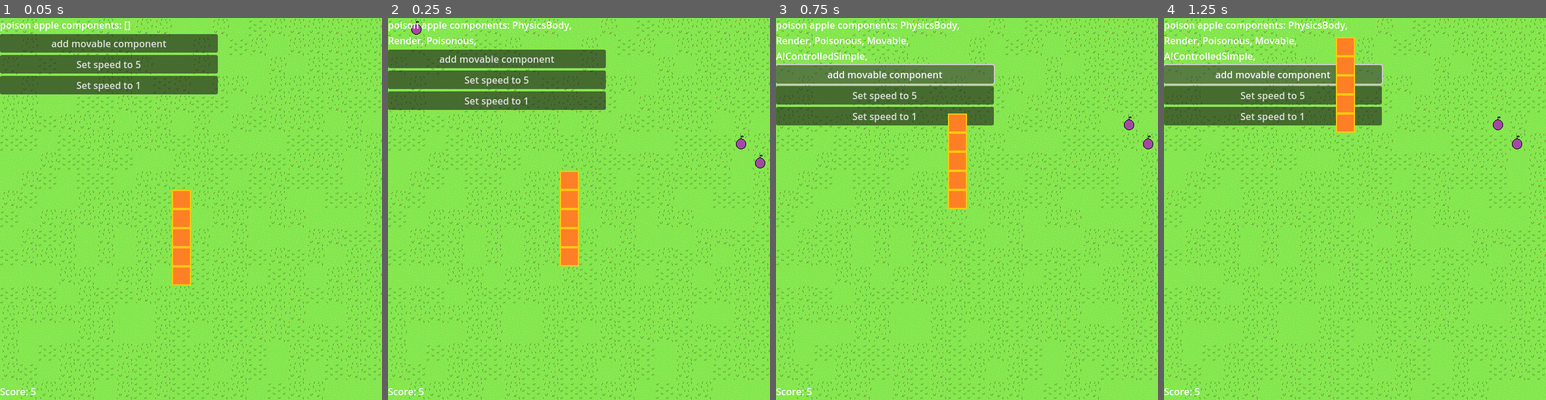
Above: before the commit, frames 1-4 (left to right).
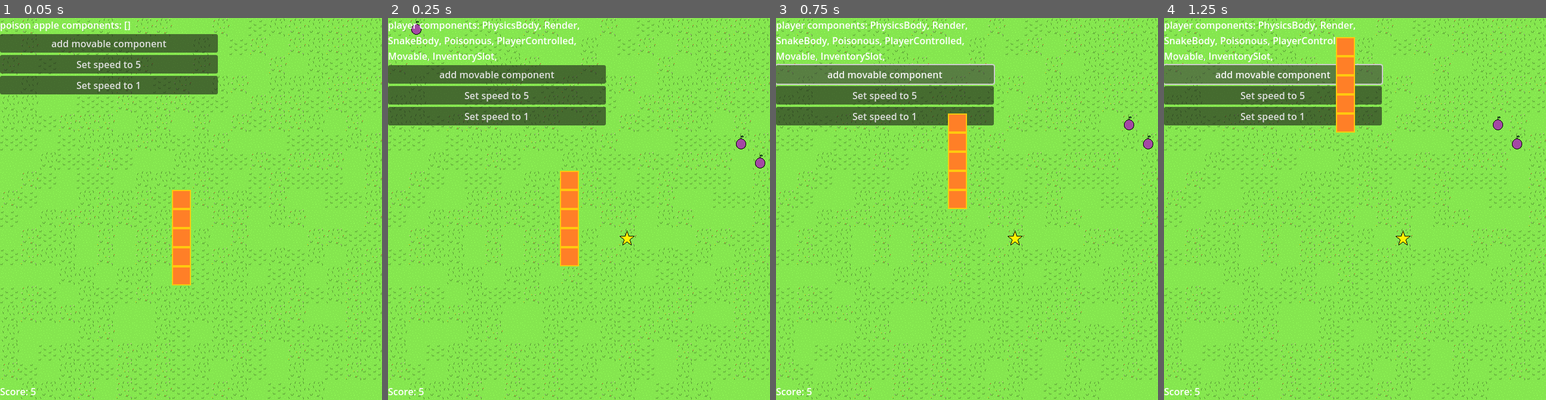
Above: after the commit, the same moments.

Repository: sethbabauta/snake-run
Game: Godot game, scene res://Scenes/demo.tscn
The game is run twice, just before and just after one commit, with the same random seed, the same clock (stepped at 60 frames per second) and the same inputs. This scene is started directly instead of the project's main scene.
Inputs:
- Up to frame 1 (0.05 s): no input
- Up to frame 2 (0.25 s): no input
- Up to frame 3 (0.75 s): click "add movable component" at 0.5 s
- Up to frame 4 (1.25 s): no input

Frame 1 is identical in both runs. In frame 2, 7.8% of the frame differs, in the area x 0-65%, y 0-60%; in frame 3, 1.4%; in frame 4, 1.4%.

Commit message:
add droppable item

Diff:
--- a/Scripts/components.gd
+++ b/Scripts/components.gd
@@ -26,7 +26,7 @@
 
 		var new_event:= Event.new("ChangeDirection")
 		new_event.parameters["direction"] = direction
-		self.game_object.queue_after_effect(self.game_object, new_event, event)
+		Event.queue_after_effect(self.game_object, new_event, event)
 
 
 class DeathSpawner extends Component:
@@ -42,6 +42,79 @@
 
 	func _spawn_object() -> void:
 		self.game_object.main_node.spawn_and_place_object(name_of_object)
+
+
+class Debugger extends Component:
+
+
+	func fire_event(event: Event) -> Event:
+		var to_print: String = "Debugger Component"
+		#print(to_print)
+
+		return event
+
+
+class EquipabbleItem extends Component:
+	var components_as_string: String = ""
+	var components_to_inherit: PackedStringArray = []
+
+
+	func fire_event(event: Event) -> Event:
+		if event.id == "Eat":
+			self._bequeath_components(event)
+		if event.id == "DropItem":
+			self._relinquish_components()
+
+		return event
+
+
+	func first_time_setup() -> void:
+		components_to_inherit = components_as_string.split(",")
+		components_to_inherit.append("EquipabbleItem")
+
+
+	func _bequeath_components(event: Event) -> void:
+		var eater: GameEngine.GameObject = event.parameters.get("eater")
+		for component_name in self.components_to_inherit:
+			var component_parameters: Dictionary = (
+					self.game_object.components[component_name]
+					.initial_parameters
+			)
+			eater.add_component(component_name, component_parameters)
+
+		var new_event:= Event.new(
+				"EquipItem",
+				{"item_name": self.game_object.name},
+		)
+		Event.queue_after_effect(eater, new_event, event)
+
+
+	func _relinquish_components() -> void:
+		for component_name in self.components_to_inherit:
+			self.game_object.queue_remove_component(component_name)
+
+
+class InventorySlot extends Component:
+	var item_name: String = ""
+
+
+	func fire_event(event: Event) -> Event:
+		if event.id == "EquipItem":
+			self._equip_item(event)
+		if event.id == "DropItem":
+			self._drop_item()
+
+		return event
+
+
+	func _drop_item() -> void:
+		if self.item_name:
+			self.game_object.main_node.spawn_and_place_object(item_name)
+			self.item_name = ""
+
+
+	func _equip_item(event: Event) -> void:
+		self.item_name = event.parameters.get("item_name")
 
 
 class Movable extends Component:
@@ -58,9 +131,19 @@
 		if event.id == "TryChangeDirection":
 			self._try_change_direction(event)
 		if event.id == "ChangeSpeed":
-			self._change_speed(event)
-
-		return event
+			var new_speed: int = event.parameters.get("speed")
+			self._set_speed(new_speed)
+		if event.id == "IncreaseSpeed":
+			self._increase_speed(event)
+		if event.id == "DecreaseSpeed":
+			self._decrease_speed(event)
+
+		return event
+
+
+	func first_time_setup() -> void:
+		var subscribe_list_name: String = "movable%d" % self.speed
+		self.game_object.factory_from.subscribe(self.game_object, subscribe_list_name)
 
 
 	func _change_direction(event: Event) -> void:
@@ -68,20 +151,32 @@
 			self.direction = event.parameters.get("direction")
 
 
-	func _change_speed(event: Event) -> void:
+	func _decrease_speed(event: Event) -> void:
+		var amount: int = event.parameters.get("amount")
+		if amount:
+			self._set_speed(self.speed - amount)
+
+
+	func _increase_speed(event: Event) -> void:
+		var amount: int = event.parameters.get("amount")
+		if amount:
+			self._set_speed(self.speed + amount)
+
+
+	func _set_speed(new_speed: int) -> void:
 		var subscribe_list_name: String = "movable%d" % self.speed
 		self.game_object.factory_from.unsubscribe(self.game_object, subscribe_list_name)
 
-		var speed: int = event.parameters.get("speed")
-		if speed >= 1 and speed <= 5:
-			self.speed = speed
+		if new_speed > 5:
+			new_speed = 5
+
+		if new_speed < 1:
+			new_speed = 1
+
+		if new_speed >= 1:
+			self.speed = new_speed
 
 		subscribe_list_name = "movable%d" % self.speed
-		self.game_object.factory_from.subscribe(self.game_object, subscribe_list_name)
-
-
-	func first_time_setup() -> void:
-		var subscribe_list_name: String = "movable%d" % self.speed
 		self.game_object.factory_from.subscribe(self.game_object, subscribe_list_name)
 
 
@@ -105,13 +200,13 @@
 				)
 
 		var new_event:= Event.new("MovedForward", {"direction": self.direction})
-		self.game_object.queue_after_effect(self.game_object, new_event, event)
+		Event.queue_after_effect(self.game_object, new_event, event)
 
 
 	func _try_change_direction(event: Event) -> void:
 		var new_event:= Event.new("ChangeDirection", event.parameters.duplicate(true))
 		new_event.parameters["current_direction"] = self.direction
-		self.game_object.queue_after_effect(self.game_object, new_event, event)
+		Event.queue_after_effect(self.game_object, new_event, event)
 
 
 class Nutritious extends Component:
@@ -171,13 +266,13 @@
 
 	func _get_eaten(event: Event) -> void:
 		var kill_self_event:= Event.new("KillSelf")
-		self.game_object.queue_after_effect(self.game_object, kill_self_event, event)
+		Event.queue_after_effect(self.game_object, kill_self_event, event)
 
 
 	func _ingest_poison(event: Event):
 		if event.parameters["poison_level"] > 0:
 			var kill_self_event:= Event.new("KillSelf")
-			self.game_object.queue_after_effect(self.game_object, kill_self_event, event)
+			Event.queue_after_effect(self.game_object, kill_self_event, event)
 
 
 	func _kill_self() -> void:
@@ -256,7 +351,7 @@
 
 	func _queue_death(event: Event) -> void:
 		var die_event:= Event.new("Die")
-		self.game_object.queue_after_effect(self.game_object, die_event, event)
+		Event.queue_after_effect(self.game_object, die_event, event)
 
 
 	func _save_direction(event: Event) -> void:
@@ -362,7 +457,7 @@
 			self.game_object.physics_body.global_position = next_snake_body.prev_location
 
 		if self.prev_body:
-			self.game_object.queue_after_effect(
+			Event.queue_after_effect(
 					self.prev_body,
 					Event.new("FollowNextBody"),
 					event,
@@ -377,7 +472,7 @@
 		self.prev_location = self.game_object.physics_body.global_position
 
 		if self.prev_body:
-			self.game_object.queue_after_effect(prev_body, Event.new("FollowNextBody"), event)
+			Event.queue_after_effect(prev_body, Event.new("FollowNextBody"), event)
 
 
 	func _pass_poison(event: Event) -> void:
@@ -385,12 +480,12 @@
 
 		# pass poison event to tail
 		if self.prev_body:
-			self.game_object.dequeue_after_effect(event, "KillSelf")
+			Event.dequeue_after_effect(event, "KillSelf")
 			var new_event:= Event.new(
 					"IngestPoison",
 					{"poison_level": poison_level},
 			)
-			self.game_object.queue_after_effect(self.prev_body, new_event, event)
+			Event.queue_after_effect(self.prev_body, new_event, event)
 			return
 
 		if poison_level > 0 and self.next_body:
@@ -398,4 +493,24 @@
 					"IngestPoison",
 					{"poison_level": poison_level-1},
 			)
-			self.game_object.queue_after_effect(self.next_body, new_event, event)
+			Event.queue_after_effect(self.next_body, new_event, event)
+
+
+class SpeedIncrease extends Component:
+	var increase_amount: int = 1
+
+
+	func on_add():
+		var new_event:= Event.new(
+				"IncreaseSpeed",
+				{"amount": self.increase_amount},
+		)
+		self.game_object.fire_event(new_event)
+
+
+	func on_remove():
+		var new_event:= Event.new(
+				"DecreaseSpeed",
+				{"amount": self.increase_amount},
+		)
+		self.game_object.fire_event(new_event)
--- a/Scripts/demo.gd
+++ b/Scripts/demo.gd
@@ -12,6 +12,7 @@
 
 var poison_apples: Array = []
 var player: GameEngine.GameObject
+var speed_item: GameEngine.GameObject
 
 
 func _ready():
@@ -25,8 +26,10 @@
 	for idx in range(APPLE_AMOUNT):
 		self.poison_apples.append(main_node.spawn_and_place_object("PoisonApple"))
 
+	self.speed_item = main_node.spawn_and_place_object("SpeedUpItem")
+
+	self.player = main_node.get_closest_player_controlled(self.poison_apples[0].physics_body.global_position)
 	self.update_label()
-	self.player = main_node.get_closest_player_controlled(self.poison_apples[0].physics_body.global_position)
 	self.GAME_START.emit()
 
 
@@ -38,9 +41,9 @@
 	if self.poison_apples.size() == 0:
 		return
 
-	if str(self.poison_apples[0].physics_body) != "<Freed Object>":
-		var display_components: String = "poison apple components: "
-		for component_name in self.poison_apples[0].components:
+	if str(self.player.physics_body) != "<Freed Object>":
+		var display_components: String = "player components: "
+		for component_name in self.player.components:
 			display_components += (component_name + ", ")
 
 		demo_label.text = display_components
--- a/Scripts/game_engine.gd
+++ b/Scripts/game_engine.gd
@@ -9,6 +9,7 @@
 	var name: String
 	var game_object: GameObject
 	var priority: int = 100
+	var initial_parameters: Dictionary
 
 
 	func _init(name: String, game_object: GameObject = null) -> void:
@@ -24,7 +25,17 @@
 		return event
 
 
+	func on_add() -> void:
+		pass
+
+
+	func on_remove() -> void:
+		pass
+
+
 	func set_parameters(component_parameters: Dictionary) -> void:
+		self.initial_parameters = component_parameters
+
 		for parameter_name in component_parameters.keys():
 			if parameter_name == "texture":
 				component_parameters[parameter_name] = (
@@ -50,6 +61,29 @@
 		self.parameters = parameters
 		self.parameters["after_effects"] = []
 		self.unique_id = Utils.rng.randi_range(1, 10000)
+
+
+	static func dequeue_after_effect(
+			event: Event,
+			event_id_to_dequeue: String,
+	) -> void:
+		var event_job_to_dequeue: EventJob
+		for job in event.parameters["after_effects"]:
+			if job.event.id == event_id_to_dequeue:
+				event_job_to_dequeue = job
+				break
+
+		if event_id_to_dequeue:
+			event.parameters["after_effects"].erase(event_job_to_dequeue)
+
+
+	static func queue_after_effect(
+			target: GameObject,
+			new_event: Event,
+			event: Event,
+	) -> void:
+		var event_job:= EventJob.new(target, new_event)
+		event.parameters["after_effects"].append(event_job)
 
 
 class EventJob:
@@ -70,6 +104,7 @@
 	var factory_from: GameObjectFactory
 	var component_priority: Array
 	var subscribed_to: Array = []
+	var remove_component_queue: Array = []
 
 
 	func _init(
@@ -95,8 +130,9 @@
 		new_component.set_parameters(component_parameters)
 		new_component.first_time_setup()
 
+		new_component.on_add()
+
 		self.components[component_name] = new_component
-
 		self._insert_component_priority(new_component)
 
 
@@ -108,20 +144,9 @@
 		self.physics_body.queue_free()
 
 
-	func dequeue_after_effect(event: Event, event_id_to_dequeue: String) -> void:
-		var event_job_to_dequeue: EventJob
-		for job in event.parameters["after_effects"]:
-			if job.event.id == event_id_to_dequeue:
-				event_job_to_dequeue = job
-				break
-
-		if event_id_to_dequeue:
-			event.parameters["after_effects"].erase(event_job_to_dequeue)
-
-
 	# return event so that it's clear that event is changing in place
 	func fire_event(event: Event) -> Event:
-		#print(self.name, " received event: ", event.id, ".", event.unique_id)
+		#print("\n", self.name, " received event: ", event.id, ".", event.unique_id)
 		# higher priority number first
 		for component in self.component_priority:
 			event = self.components[component.name].fire_event(event)
@@ -135,22 +160,23 @@
 				event.parameters["after_effects"].erase(event_job)
 				event_target.fire_event(next_event)
 
+		if self.remove_component_queue:
+			for component_name in self.remove_component_queue:
+				self.remove_component(component_name)
+
 		return event
 
 
-	func queue_after_effect(
-			target: GameObject,
-			new_event: Event,
-			event: Event,
-	) -> void:
-		var event_job:= EventJob.new(target, new_event)
-		event.parameters["after_effects"].append(event_job)
+	func queue_remove_component(component_name: String) -> void:
+		self.remove_component_queue.append(component_name)
 
 
 	func remove_component(component_name: String) -> void:
+		self.remove_component_queue.erase(component_name)
 		if component_name in self.components:
-			self.component_priority.erase(component_name)
+			self.components[component_name].on_remove()
 			self.components.erase(component_name)
+			self._remove_from_component_priority(component_name)
 
 
 	func _component_priority_bsearch_function(
@@ -167,6 +193,12 @@
 				self._component_priority_bsearch_function,
 		)
 		self.component_priority.insert(insert_index, new_component)
+
+
+	func _remove_from_component_priority(component_name: String) -> void:
+		for component in self.component_priority:
+			if component.name == component_name:
+				self.component_priority.erase(component)
 
 
 class GameObjectFactory:
--- a/Scripts/main.gd
+++ b/Scripts/main.gd
@@ -23,16 +23,22 @@
 
 func _input(event: InputEvent) -> void:
 	if event.is_action_pressed("turn_up"):
-		_fire_change_direction_event("turn_up")
+		self._fire_change_direction_event("turn_up")
 
 	if event.is_action_pressed("turn_left"):
-		_fire_change_direction_event("turn_left")
+		self._fire_change_direction_event("turn_left")
 
 	if event.is_action_pressed("turn_down"):
-		_fire_change_direction_event("turn_down")
+		self._fire_change_direction_event("turn_down")
 
 	if event.is_action_pressed("turn_right"):
-		_fire_change_direction_event("turn_right")
+		self._fire_change_direction_event("turn_right")
+
+	if event.is_action_pressed("drop_item"):
+		self._fire_drop_item_event()
+
+	if event.is_action_pressed("use_item"):
+		self._fire_use_item_event()
 
 
 func spawn_and_place_object(
@@ -139,6 +145,16 @@
 	self.game_object_factory.notify_subscribers(new_event, "player_controlled")
 
 
+func _fire_drop_item_event() -> void:
+	var new_event:= GameEngine.Event.new("DropItem")
+	self.game_object_factory.notify_subscribers(new_event, "player_controlled")
+
+
+func _fire_use_item_event() -> void:
+	var new_event:= GameEngine.Event.new("UseItem")
+	self.game_object_factory.notify_subscribers(new_event, "player_controlled")
+
+
 func _on_move_timer_speed_1() -> void:
 	var new_event:= GameEngine.Event.new("MoveForward")
 	self.game_object_factory.notify_subscribers(new_event, "movable1")
--- a/project.godot
+++ b/project.godot
@@ -54,6 +54,16 @@
 , Object(InputEventKey,"resource_local_to_scene":false,"resource_name":"","device":-1,"window_id":0,"alt_pressed":false,"shift_pressed":false,"ctrl_pressed":false,"meta_pressed":false,"pressed":false,"keycode":0,"physical_keycode":4194321,"key_label":0,"unicode":0,"echo":false,"script":null)
 ]
 }
+drop_item={
+"deadzone": 0.5,
+"events": [Object(InputEventKey,"resource_local_to_scene":false,"resource_name":"","device":-1,"window_id":0,"alt_pressed":false,"shift_pressed":false,"ctrl_pressed":false,"meta_pressed":false,"pressed":false,"keycode":4194325,"physical_keycode":0,"key_label":0,"unicode":0,"echo":false,"script":null)
+]
+}
+use_item={
+"deadzone": 0.5,
+"events": [Object(InputEventKey,"resource_local_to_scene":false,"resource_name":"","device":-1,"window_id":0,"alt_pressed":false,"shift_pressed":false,"ctrl_pressed":false,"meta_pressed":false,"pressed":false,"keycode":0,"physical_keycode":32,"key_label":0,"unicode":32,"echo":false,"script":null)
+]
+}
 
 [physics]
 
Binary file added: Sprites/item_placeholder.png
Not shown, added: Sprites/item_placeholder.png.import
Not shown, changed: blueprints.txt
